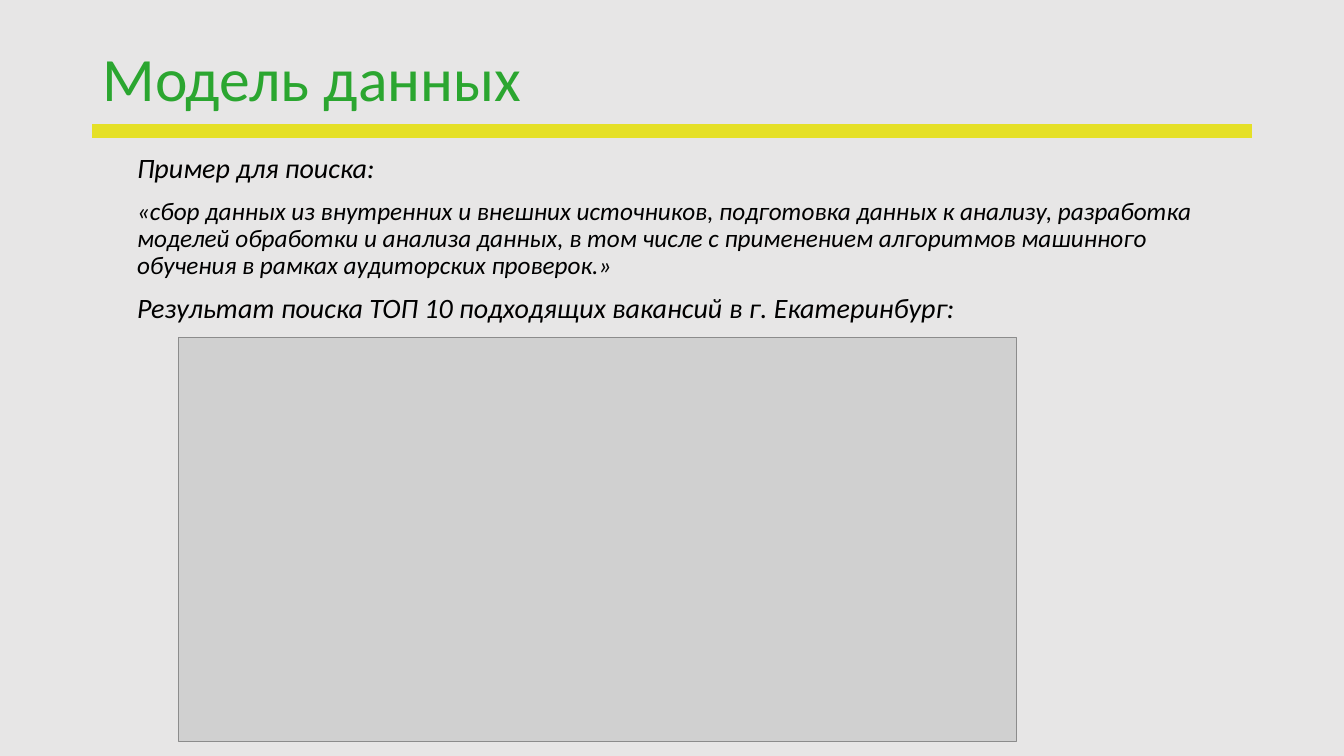
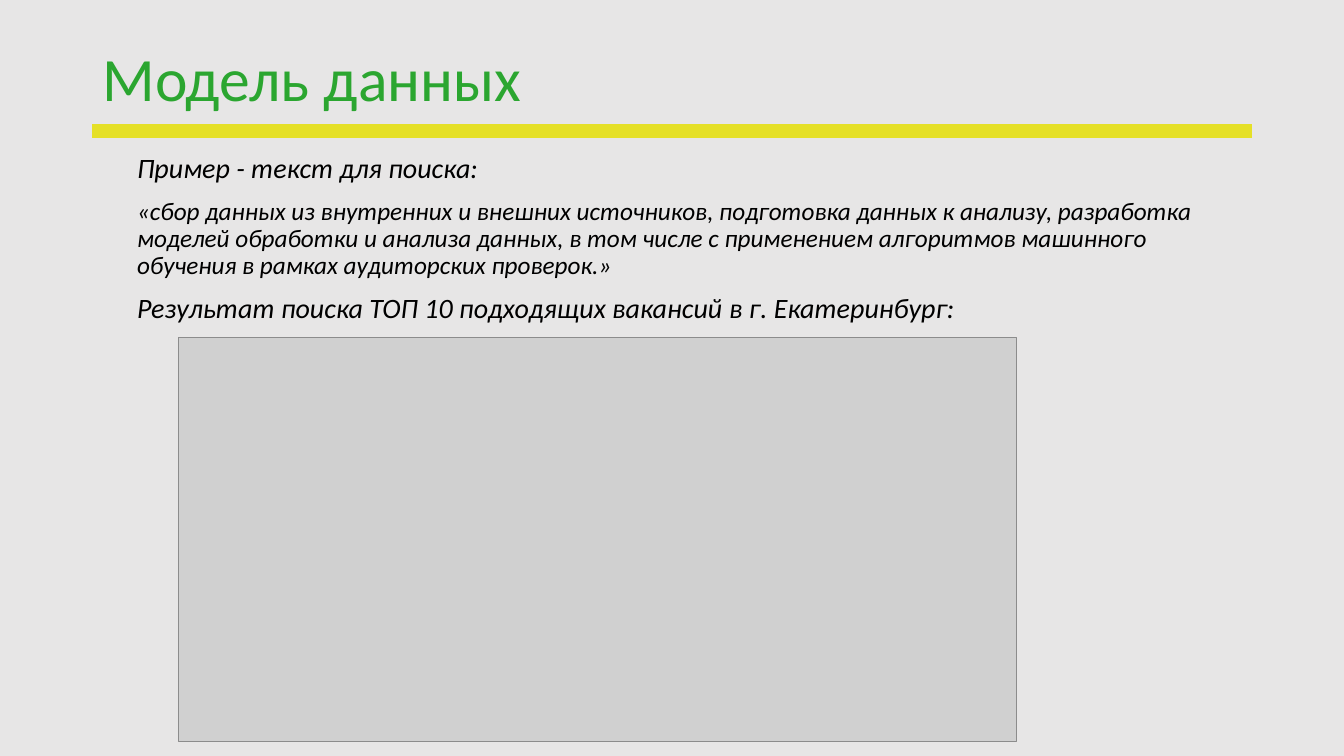
Before and after one commit to OlViMshv/DA_project, a slide deck: slide 7 of ПЕРЕЗАПУСК_Защита проекта.pptx. Drawn at 1344x756 pixels with LibreOffice and Linux fonts; fonts in the diff are those of the drawing; grey boxes stand for pictures; background and template pictures are left out. Boxes give left, top, right and bottom in pixels: in the first picture for what was removed or moved away, otherwise in the second. Text is boxed around its words. In the diff, an @@ line names an element or a change of style, - is before the commit and + after.

```diff
--- a/ПЕРЕЗАПУСК_Защита проекта.pptx
+++ b/ПЕРЕЗАПУСК_Защита проекта.pptx
@@ text at bbox=[137, 160, 478, 183]: text changed @@
-Пример для поиска:
+Пример - текст для поиска:
```
Also in this commit, not shown: 3 other slides changed.
